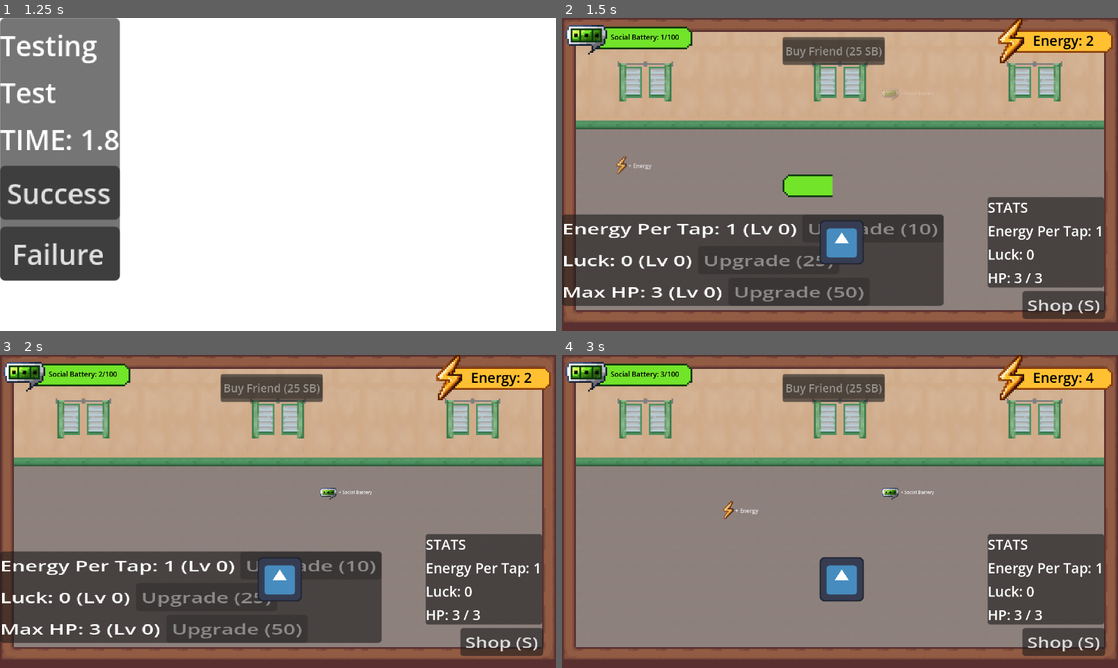
Above: before the commit, frames 1-4 (two rows, left to right).
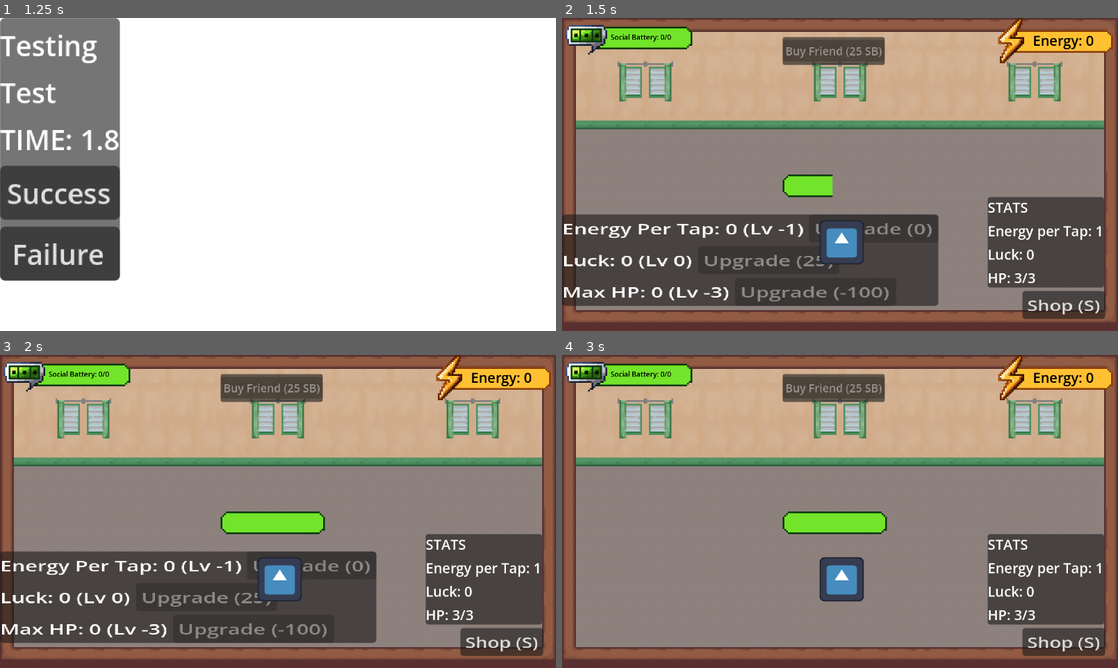
Above: after the commit, the same moments.

Repository: AzeOcram/checkpoint-gamejam
Game: Godot game, scene res://scenes/main/main.tscn
Two runs of this game, one before a commit and one after it. Both use one fixed random seed, a clock stepped at 60 frames per second and the inputs below. The engine's default icon, where the game draws it, is replaced by a stand-in: a white triangle on a blue panel in a dark square.
Inputs (mouse positions are in pixels of both pictures, inside the frame that each line leads up to):
- Up to frame 1 (1.25 s): click "Shop (S)" at 0.5 s
- Up to frame 2 (1.5 s): click "Success" at 1.25 s
- Up to frame 3 (2 s): no input
- Up to frame 4 (3 s): tap Enter at 2 s; move the mouse to (962, 495) at 2.02 s; press the mouse at (962, 495) at 2.03 s; move the mouse to (728, 527) at 2.77 s; release the mouse at (728, 527) at 2.78 s; hold S from 2.78 s (still down); click (728, 527) at 2.85 s

Frame 1 is identical in both runs. In frame 2, 1.6% of the frame differs, in the area x 9-96%, y 5-92%; in frame 3, 3.0%, in the area x 16-96%, y 5-92%; in frame 4, 1.7%.
Error after the commit: Parse Error: Expected opening "(" after function name. (res://scripts/player/player.gd:66)

Commit message:
- Event Qte System   - timer isn't in a loop   - system works like a chain, when the system is first initialized, it     calls set_next_qte_cycle, which:       - updates player's progress score       - calculates new interval       - start timer w/ new interval based on player score   - when timer times out     - a new qte is spawned     - and the on_qte_finished function is connected to base_qte's       finished signal   - when the qte is finished     - the base qte handles cleanup     - depending on the result health/energy is added/removed     - active qte is set to null     - it calls set_next_qte_cycle again       - repeating the cycle

Diff:
--- /dev/null
+++ b/scenes/qte/event_qte_system.tscn
@@ -0,0 +1,11 @@
+[gd_scene format=3 uid="uid://dn1fwhj4kf13w"]
+
+[ext_resource type="Script" uid="uid://pxyvm48csssw" path="res://scripts/qte/event_qte_system.gd" id="1_45rbj"]
+
+[node name="EventQTESystem" type="Node" unique_id=492177173]
+script = ExtResource("1_45rbj")
+
+[node name="Timer" type="Timer" parent="." unique_id=1616258773]
+one_shot = true
+
+[connection signal="timeout" from="Timer" to="." method="_on_timer_timeout"]
--- a/scripts/friends/recruitment_system.gd
+++ b/scripts/friends/recruitment_system.gd
@@ -89,3 +89,7 @@
 # Updates whether the player can currently recruit a friend.
 func update_recruit_button() -> void:
 	buy_friend_button.disabled = not can_recruit()
+
+# Utils
+func get_friends_amount() -> int:
+	return friends.size()
--- a/scripts/player/player.gd
+++ b/scripts/player/player.gd
@@ -14,8 +14,14 @@
 var max_social_battery: int = 100
 var social_battery_per_second: int = 1
 
+# Game Stats
+var play_time: float = 0.0 # MINUTES
+var progress_score: float = 0.0
+
 
 # Main Functions
+func _process(delta: float) -> void:
+	play_time += delta / 60.0 # in minutes
 
 # HP Functions
 func take_damage(amount: int) -> void:
@@ -52,3 +58,9 @@
 
 func get_energy() -> int:
 	return energy
+
+func get_play_time() -> int:
+	return play_time
+
+# Setters
+func set_player_score
--- /dev/null
+++ b/scripts/qte/event_qte_system.gd
@@ -0,0 +1,65 @@
+extends Node
+class_name EventQTESystem
+
+@export var recruitment_system: Node
+
+@onready var timer: Node = $Timer
+var active_qte: BaseQTE = null
+
+func _ready() -> void:
+	set_next_qte_cycle()
+
+func set_next_qte_cycle() -> void:
+	if active_qte != null:
+		return
+
+	update_progress()
+	timer.start(calculate_interval())
+
+func _on_timer_timeout() -> void:
+	spawn_random_qte()
+
+func friends_amount() -> int:
+	return recruitment_system.get_friends_amount()
+
+func play_time() -> float:
+	return Player.get_play_time()
+
+func update_progress() -> void:
+	if not Player or not recruitment_system:
+		return
+
+	var play_time_factor = min(play_time() / 30.0, 1.0) * 0.6
+	var friends_factor = min(float(friends_amount()) / 10.0, 1.0) * 0.4
+
+	Player.progress_score = clamp(play_time_factor + friends_factor, 0.0, 1.0)
+
+func calculate_interval() -> float:
+	return lerp(30, 15, Player.progress_score)
+
+func spawn_random_qte() -> void:
+	if active_qte != null:
+		return
+
+	var base_qte = preload("res://scenes/qte/base_qte.tscn")
+	active_qte = base_qte.instantiate()
+	active_qte.finished.connect(on_qte_finish)
+
+	var qte_data = QTEData.new()
+	qte_data.title = "Placeholder Title"
+	qte_data.description = "Lorem Ipsum"
+	qte_data.duration = 6.7
+
+	get_tree().root.add_child(active_qte)
+	active_qte.start(qte_data)
+
+func on_qte_finish(result: QTEData.Result) -> void:
+	if result == QTEData.Result.SUCCESS:
+		# grant energy
+		pass
+	else:
+		# deduct hp
+		pass
+
+	active_qte = null
+	set_next_qte_cycle()
Not shown, added: scripts/qte/event_qte_system.gd.uid
